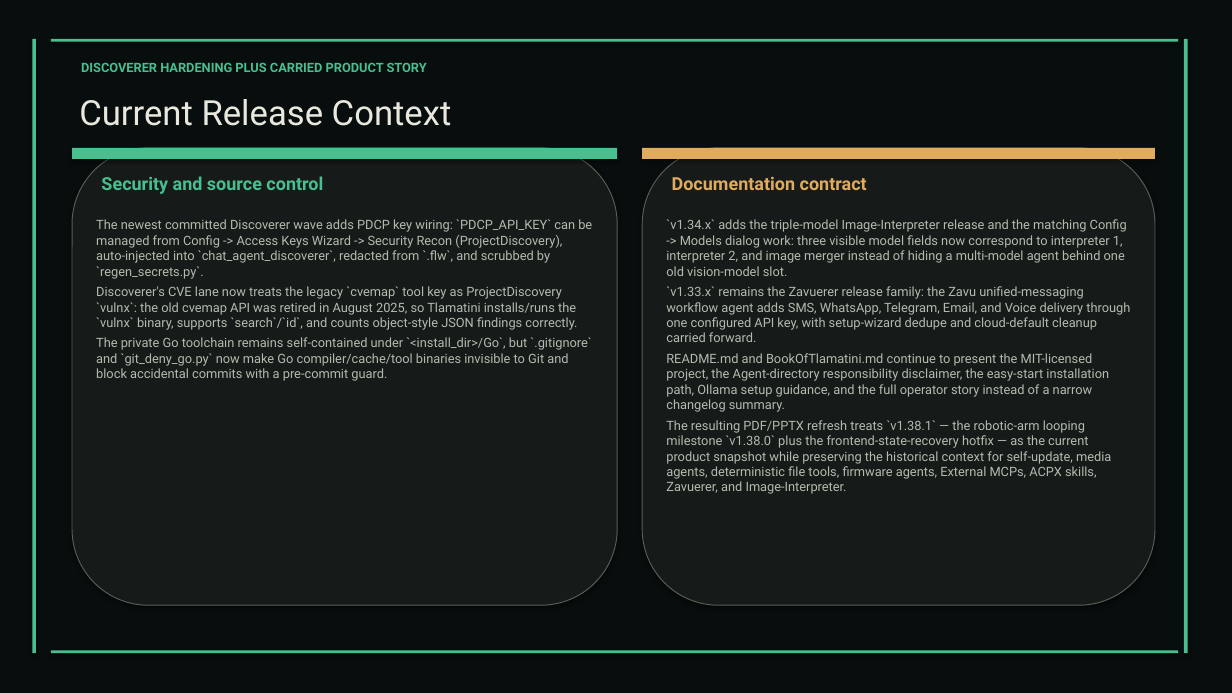
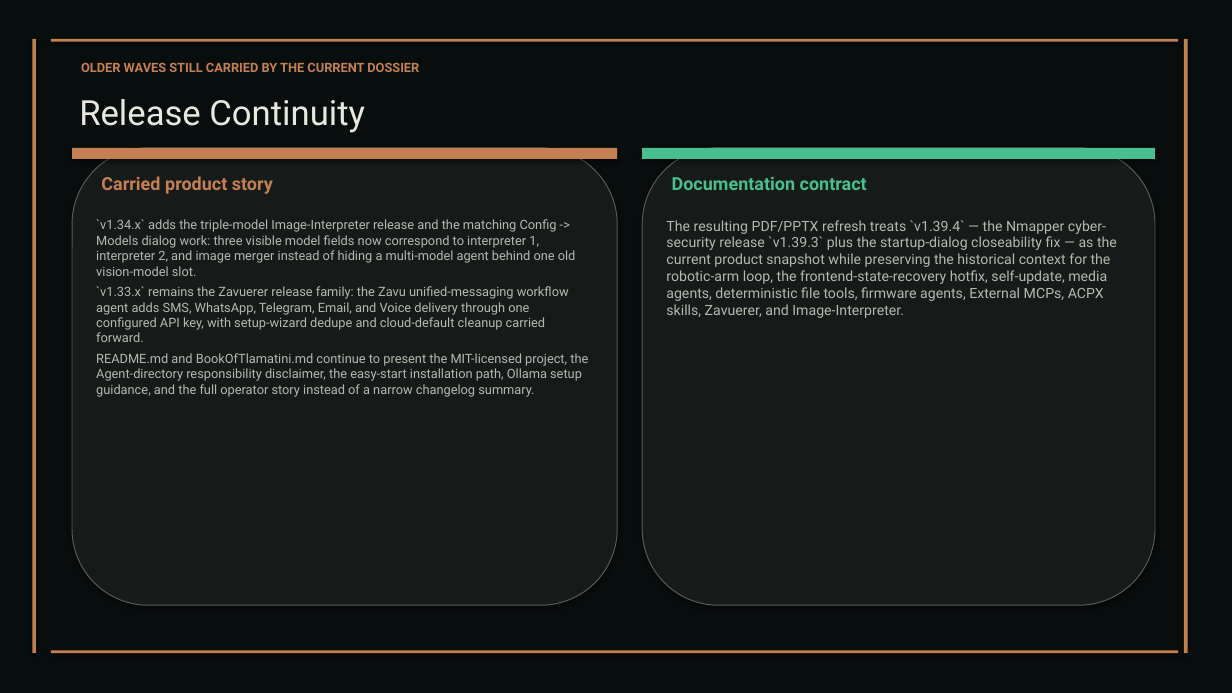
Before and after one commit to XAIHT/Tlamatini, a slide deck: slide 22 of Tlamatini_eXtended_Artificial_Intelligence_Humanly_Tempered.pptx (slide 21 before the commit). Drawn at 1232x693 pixels with LibreOffice and Linux fonts; fonts in the diff are those of the drawing. Boxes give left, top, right and bottom in pixels: in the first picture for what was removed or moved away, otherwise in the second. Text is boxed around its words. In the diff, an @@ line names an element or a change of style, - is before the commit and + after.

Commit message:
Updating visual documentation and soem sec tier-2 fixes, by angelahack1

```diff
--- a/Tlamatini_eXtended_Artificial_Intelligence_Humanly_Tempered.pptx
+++ b/Tlamatini_eXtended_Artificial_Intelligence_Humanly_Tempered.pptx
@@ text at (81, 62, 419, 72): text changed; text colour #48BF8F to #C48052 @@
-DISCOVERER HARDENING PLUS CARRIED PRODUCT STORY
+OLDER WAVES STILL CARRIED BY THE CURRENT DOSSIER
@@ text at (79, 99, 365, 133): text changed @@
-Current Release Context
+Release Continuity
@@ fill #48BF8F to #C48052 in 5 elements at (32, 39, 36, 653), (1184, 39, 1188, 653), (51, 39, 1178, 42), (51, 651, 1178, 653), (72, 148, 617, 159) @@
@@ rectangle at (642, 148, 1155, 159): fill #E0AB5D to #48BF8F @@
@@ text at (101, 176, 273, 194): text changed; text colour #48BF8F to #C48052 @@
-Security and source control
+Carried product story
@@ text "Documentation contract" at (672, 177, 867, 190): text colour #E0AB5D to #48BF8F @@
@@ text at (96, 219, 588, 397): text changed @@
-The newest committed Discoverer wave adds PDCP key wiring: `PDCP_API_KEY` can be managed from Config -> Access Keys Wizard -> Security Recon (ProjectDiscovery), auto-injected into `chat_agent_discoverer`, redacted from `.flw`, and scrubbed by `regen_secrets.py`.
-Discoverer's CVE lane now treats the legacy `cvemap` tool key as ProjectDiscovery `vulnx`: the old cvemap API was retired in August 2025, so Tlamatini installs/runs the `vulnx` binary, supports `search`/`id`, and counts object-style JSON findings correctly.
-The private Go toolchain remains self-contained under `<install_dir>/Go`, but `.gitignore` and `git_deny_go.py` now make Go compiler/cache/tool binaries invisible to Git and block accidental commits with a pre-commit guard.
+`v1.34.x` adds the triple-model Image-Interpreter release and the matching Config -> Models dialog work: three visible model fields now correspond to interpreter 1, interpreter 2, and image merger instead of hiding a multi-model agent behind one old vision-model slot.
+`v1.33.x` remains the Zavuerer release family: the Zavu unified-messaging workflow agent adds SMS, WhatsApp, Telegram, Email, and Voice delivery through one configured API key, with setup-wizard dedupe and cloud-default cleanup carried forward.
+README.md and BookOfTlamatini.md continue to present the MIT-licensed project, the Agent-directory responsibility disclaimer, the easy-start installation path, Ollama setup guidance, and the full operator story instead of a narrow changelog summary.
@@ text at (666, 220, 1117, 318): text changed; size 10 to 11 pt @@
-`v1.34.x` adds the triple-model Image-Interpreter release and the matching Config -> Models dialog work: three visible model fields now correspond to interpreter 1, interpreter 2, and image merger instead of hiding a multi-model agent behind one old vision-model slot.
-`v1.33.x` remains the Zavuerer release family: the Zavu unified-messaging workflow agent adds SMS, WhatsApp, Telegram, Email, and Voice delivery through one configured API key, with setup-wizard dedupe and cloud-default cleanup carried forward.
-README.md and BookOfTlamatini.md continue to present the MIT-licensed project, the Agent-directory responsibility disclaimer, the easy-start installation path, Ollama setup guidance, and the full operator story instead of a narrow changelog summary.
-The resulting PDF/PPTX refresh treats `v1.38.1` — the robotic-arm looping milestone `v1.38.0` plus the frontend-state-recovery hotfix — as the current product snapshot while preserving the historical context for self-update, media agents, deterministic file tools, firmware agents, External MCPs, ACPX skills, Zavuerer, and Image-Interpreter.
+The resulting PDF/PPTX refresh treats `v1.39.4` — the Nmapper cyber-security release `v1.39.3` plus the startup-dialog closeability fix — as the current product snapshot while preserving the historical context for the robotic-arm loop, the frontend-state-recovery hotfix, self-update, media agents, deterministic file tools, firmware agents, External MCPs, ACPX skills, Zavuerer, and Image-Interpreter.
```
Also in this commit, not shown: 60 other slides changed, 6 slides added, 1 slide removed, 8 other files.
